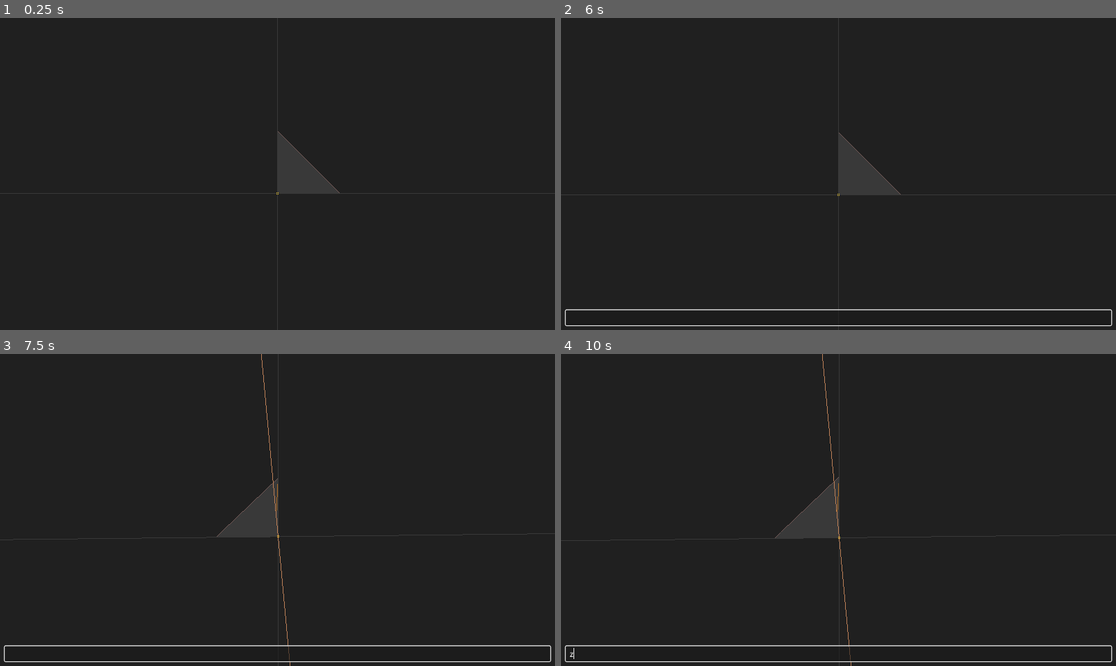
Above: before the commit, frames 1-4 (two rows, left to right).
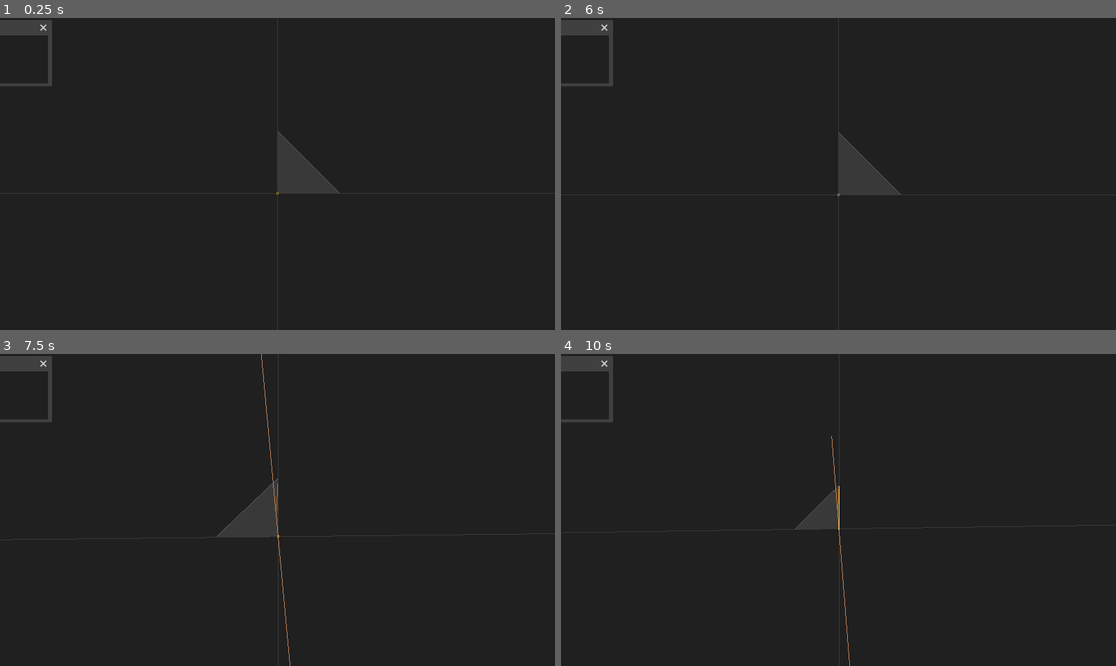
Above: after the commit, the same moments.

Repository: Y-o-p/gizmo
Game: Godot game, scene res://scenes/main.tscn
Two runs of this game, one before a commit and one after it. Both use one fixed random seed, a clock stepped at 60 frames per second and the inputs below.
Inputs (mouse positions are in pixels of both pictures, inside the frame that each line leads up to):
- Up to frame 1 (0.25 s): no input
- Up to frame 2 (6 s): tap Enter at 0.5, 2, 3.5 s; move the mouse to (960, 158) at 0.52 s; hold M (macro) 0.53-1.28 s; click (960, 158) at 0.67 s; tap Space (swap_projection) at 1.25, 2.75, 2.85, 4.25 s; move the mouse to (727, 189) at 1.27 s; tap Middle mouse button (rotate_mode) at 1.35 s; click (727, 189) at 1.42 s; move the mouse to (894, 105) at 2.02 s; click (894, 105) at 2.1 s; move the mouse to (810, 236) at 2.77 s; click (810, 236) at 2.92 s; move the mouse to (1005, 220) at 3.52 s; hold Z (undo_command) 3.53-4.28 s; click (1005, 220) at 3.67 s; move the mouse to (672, 127) at 4.27 s; tap Mouse wheel up (zoom_in) at 4.35 s; click (672, 127) at 4.42 s; move the mouse to (866, 174) at 5.02 s; tap Mouse wheel down (zoom_out) at 5.1 s; click (866, 174) at 5.17 s; move the mouse to (755, 96) at 5.77 s; tap M (macro) at 5.85 s; click (755, 96) at 5.92 s
- Up to frame 3 (7.5 s): move the mouse to (399, 494) at 6.52 s; hold Middle mouse button (rotate_mode) 6.53-7.28 s; click (399, 494) at 6.67 s; move the mouse to (249, 510) at 7.27 s; click (249, 510) at 7.35 s
- Up to frame 4 (10 s): move the mouse to (894, 441) at 8.02 s; hold Space (swap_projection) 8.03-8.78 s; click (894, 441) at 8.17 s; move the mouse to (810, 572) at 8.77 s; tap Z (undo_command) at 8.85 s; click (810, 572) at 8.92 s; move the mouse to (1005, 556) at 9.52 s; tap Mouse wheel up (zoom_in) at 9.6 s; click (1005, 556) at 9.67 s

The runs differ from the first frame. In frame 1, 0.7% of the frame differs, in the area x 0-10%, y 0-22%; in frame 2, 1.6%; in frame 3, 1.6%; in frame 4, 2.8%, in the area x 0-100%, y 0-100%.

Commit message:
[#23] Added second window for the command graph.

Diff:
--- a/gizmo/project.godot
+++ b/gizmo/project.godot
@@ -25,7 +25,6 @@
 
 [display]
 
-window/size/mode=3
 window/subwindows/embed_subwindows=false
 
 [file_customization]
@@ -146,4 +145,5 @@
 textures/vram_compression/import_etc2_astc=true
 anti_aliasing/quality/msaa_2d=3
 anti_aliasing/quality/msaa_3d=3
+environment/defaults/default_clear_color=Color(0.1254902, 0.1254902, 0.1254902, 1)
 anti_aliasing/quality/screen_space_aa=2
--- a/gizmo/scenes/main.tscn
+++ b/gizmo/scenes/main.tscn
@@ -9,20 +9,35 @@
 [node name="Model" parent="." instance=ExtResource("2_0xm2m")]
 
 [node name="GUI" type="CanvasLayer" parent="."]
-script = ExtResource("2_sugp2")
 
 [node name="MarginContainer" type="MarginContainer" parent="GUI"]
 anchors_preset = 12
 anchor_top = 1.0
 anchor_right = 1.0
 anchor_bottom = 1.0
-offset_top = -23.0
+grow_horizontal = 2
+grow_vertical = 0
+theme_override_constants/margin_left = 10
+theme_override_constants/margin_right = 10
+theme_override_constants/margin_bottom = 10
+script = ExtResource("2_sugp2")
+
+[node name="CommandGraph" type="Window" parent="."]
+oversampling_override = 1.0
+position = Vector2i(0, 36)
+
+[node name="MarginContainer" type="MarginContainer" parent="CommandGraph"]
+anchors_preset = 12
+anchor_top = 1.0
+anchor_right = 1.0
+anchor_bottom = 1.0
+offset_top = -10.0
 grow_horizontal = 2
 grow_vertical = 0
 theme_override_constants/margin_left = 10
 theme_override_constants/margin_right = 10
 theme_override_constants/margin_bottom = 10
 
-[node name="CommandStackContainer" type="VBoxContainer" parent="GUI/MarginContainer"]
+[node name="CommandStackContainer" type="VBoxContainer" parent="CommandGraph/MarginContainer"]
 layout_mode = 2
 script = ExtResource("2_0wfyh")
--- a/gizmo/scripts/command_stack_container.gd
+++ b/gizmo/scripts/command_stack_container.gd
@@ -2,7 +2,6 @@
 
 func _ready() -> void:
 	User.command.command_completed.connect(_on_command_completed)
-	User.command.started_command.connect(_on_command_started)
 	User.command.commands_refreshed.connect(_on_commands_refreshed)
 
 func _on_command_completed(command: String):
@@ -10,21 +9,6 @@
 	label.text = command
 	add_child(label)
 
-func _on_command_started(parameter_callback: Callable):
-	var edit = LineEdit.new()
-	add_child(edit)
-	edit.grab_focus()
-	edit.text_submitted.connect(func(parameters: String):
-		edit.queue_free()
-		parameter_callback.call(parameters)
-	)
-	edit.editing_toggled.connect(func(editing: bool):
-		if editing:
-			return
-
-		edit.queue_free()
-	)
-
 func _on_commands_refreshed(stack: PackedStringArray):
 	for child in get_children():
 		child.queue_free()
--- a/gizmo/scripts/gui.gd
+++ b/gizmo/scripts/gui.gd
@@ -1,7 +1,8 @@
-extends CanvasLayer
+extends MarginContainer
 
 func _ready() -> void:
 	User.command.invalid_command.connect(_on_invalid_command)
+	User.command.started_command.connect(_on_command_started)
 
 func _on_invalid_command(error: String):
 	var label = Label.new()
@@ -14,3 +15,18 @@
 	tween.finished.connect(func():
 		label.queue_free()
 	)
+
+func _on_command_started(parameter_callback: Callable):
+	var edit = LineEdit.new()
+	add_child(edit)
+	edit.grab_focus()
+	edit.text_submitted.connect(func(parameters: String):
+		edit.queue_free()
+		parameter_callback.call(parameters)
+	)
+	edit.editing_toggled.connect(func(editing: bool):
+		if editing:
+			return
+
+		edit.queue_free()
+	)
